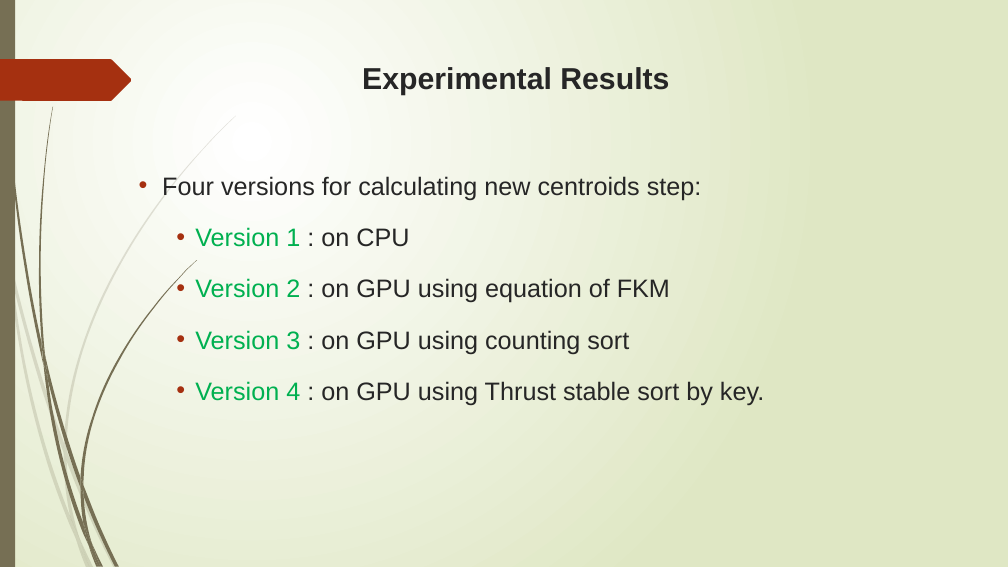
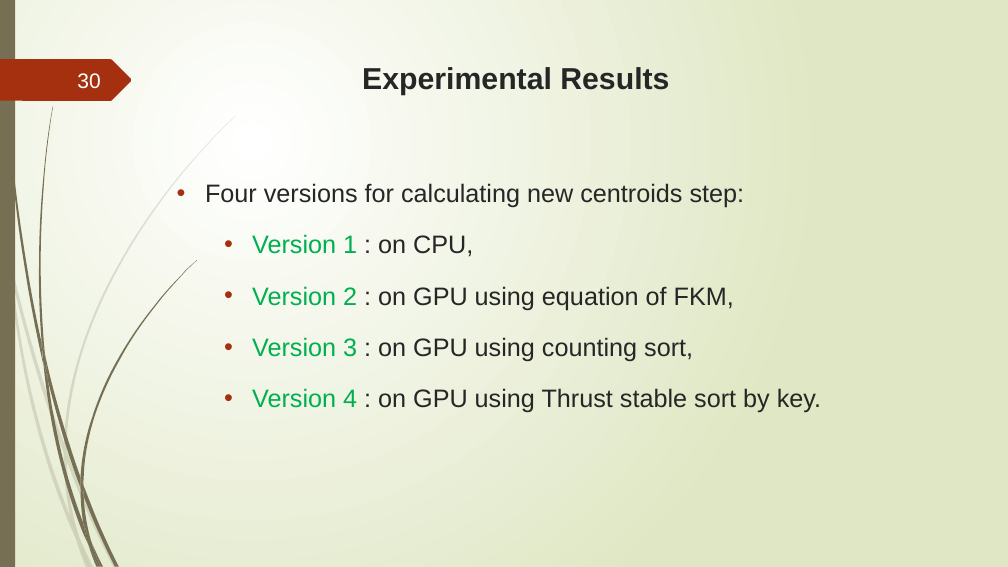
Before and after one commit to trungvdhp/master-ntou, a slide deck: slide 30 of ImageProcessing/Speeding up GFKM.pptx. Drawn at 1008x567 pixels with LibreOffice and Linux fonts; fonts in the diff are those of the drawing. Boxes give left, top, right and bottom in pixels: in the first picture for what was removed or moved away, otherwise in the second. Text is boxed around its words. In the diff, an @@ line names an element or a change of style, - is before the commit and + after.

```diff
--- a/ImageProcessing/Speeding up GFKM.pptx
+++ b/ImageProcessing/Speeding up GFKM.pptx
@@ page number added at <box>77,73,100,89</box>, 20 pt, text #FEFFFF @@
+30
@@ text "Four versions for calculating new ...": place and size @@
-text "Four versions for calculating new ..." at <box>162,176,764,406</box>
+text "Four versions for calculating new ..." at <box>205,183,821,413</box>
@@ text at <box>205,183,821,413</box>: indent changed @@
@@ text at <box>252,234,734,362</box>: text changed @@
-    • Version 1 : on CPU
-    • Version 2 : on GPU using equation of FKM
-    • Version 3 : on GPU using counting sort
+    • Version 1 : on CPU,
+    • Version 2 : on GPU using equation of FKM,
+    • Version 3 : on GPU using counting sort,
```
Also in this commit, not shown: 33 other slides changed, 2 slides added, 2 other files.
